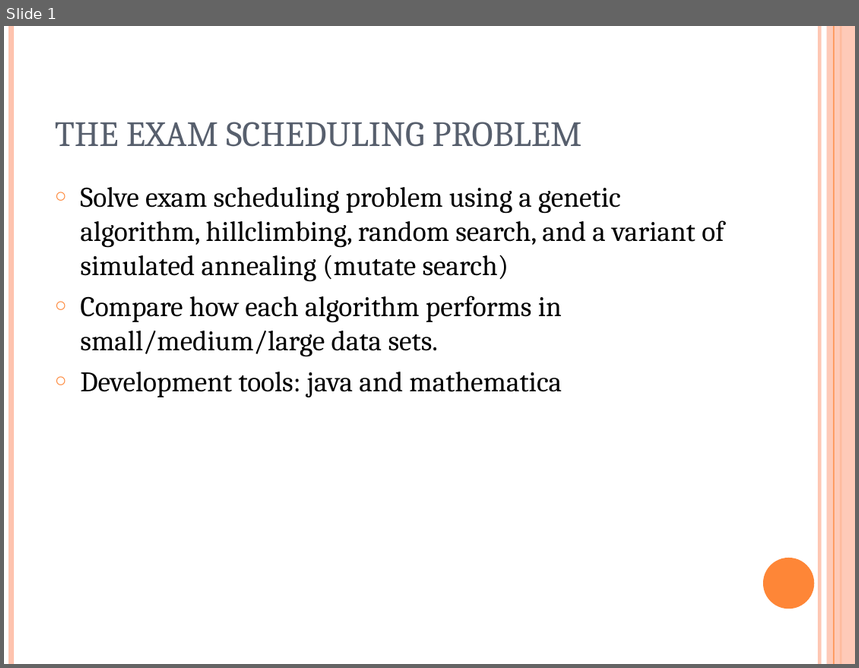
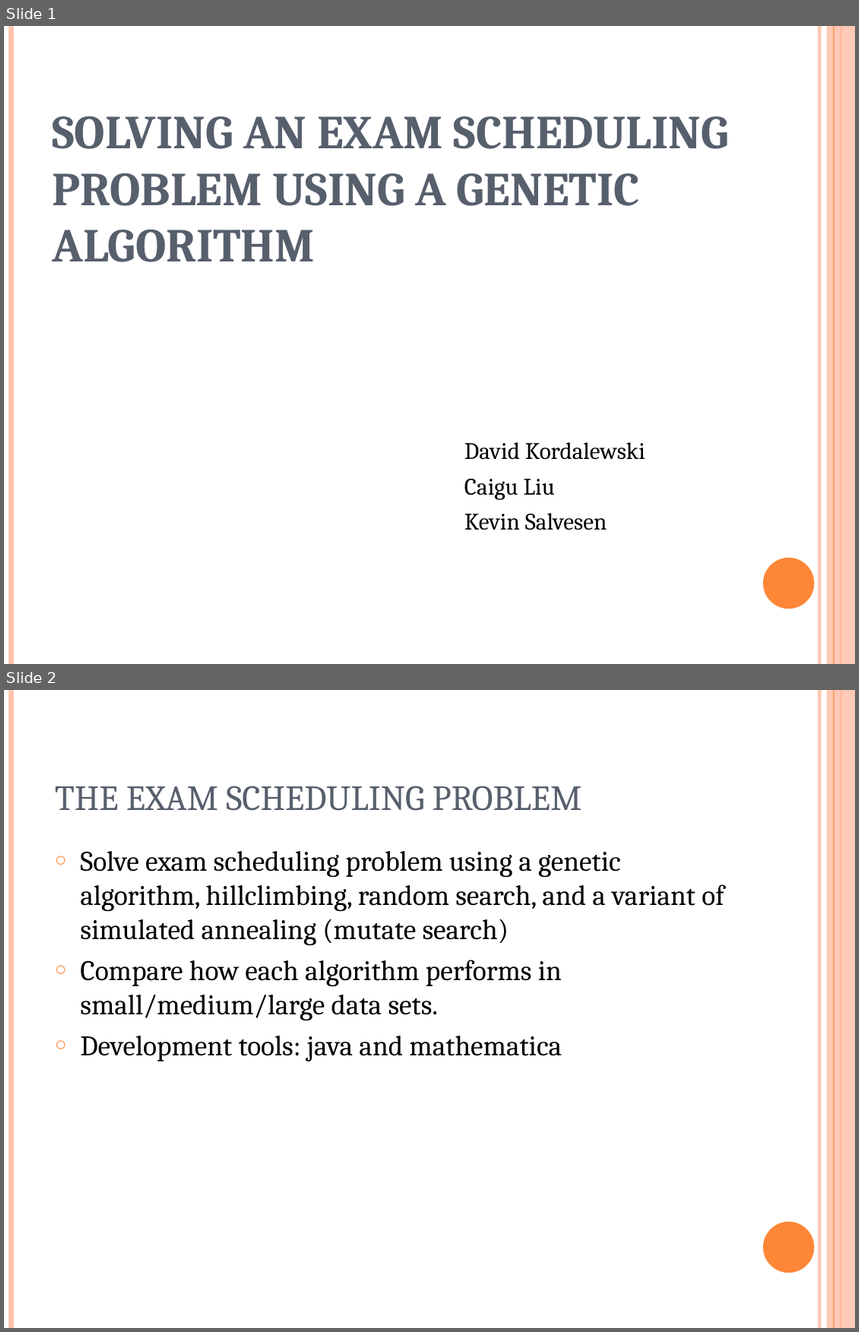
Before and after one commit to akokcam/csc384-genetic-algorithms-project, a slide deck: GA_TestBench/Data Files/presentation.ppt. Shown one above the other, each under a label of ours: slide 1 before the commit, slides 1 and 2 after it. The pictures are 859x668 and 859x1332 pixels, drawn with LibreOffice and Linux fonts; fonts in the diff are those of the drawing. Boxes give left, top, right and bottom in pixels: in the first picture for what was removed or moved away, otherwise in the second. Text is boxed around its words. In the diff, an @@ line names an element or a change of style, - is before the commit and + after.

```diff
--- a/GA_TestBench/Data Files/presentation.ppt
+++ b/GA_TestBench/Data Files/presentation.ppt
@@ slide 1 added at box(4, 26, 855, 664), background #FFFFFF; not listed: 6 template elements that a slide beside it also shows @@
@@ title added at box(52, 116, 729, 262), 40 pt, text #575F6D, bold @@
+SOLVING AN EXAM SCHEDULING PROBLEM USING A GENETIC ALGORITHM
@@ text added at box(465, 442, 645, 531), 20 pt, text #000000 @@
+David Kordalewski
+Caigu Liu
+Kevin Salvesen
@@ what was slide 1 is now slide 2 @@
```
Also in this commit, not shown: 1 slide changed, 6 other slides added, 3 slides removed, 3 other files.
